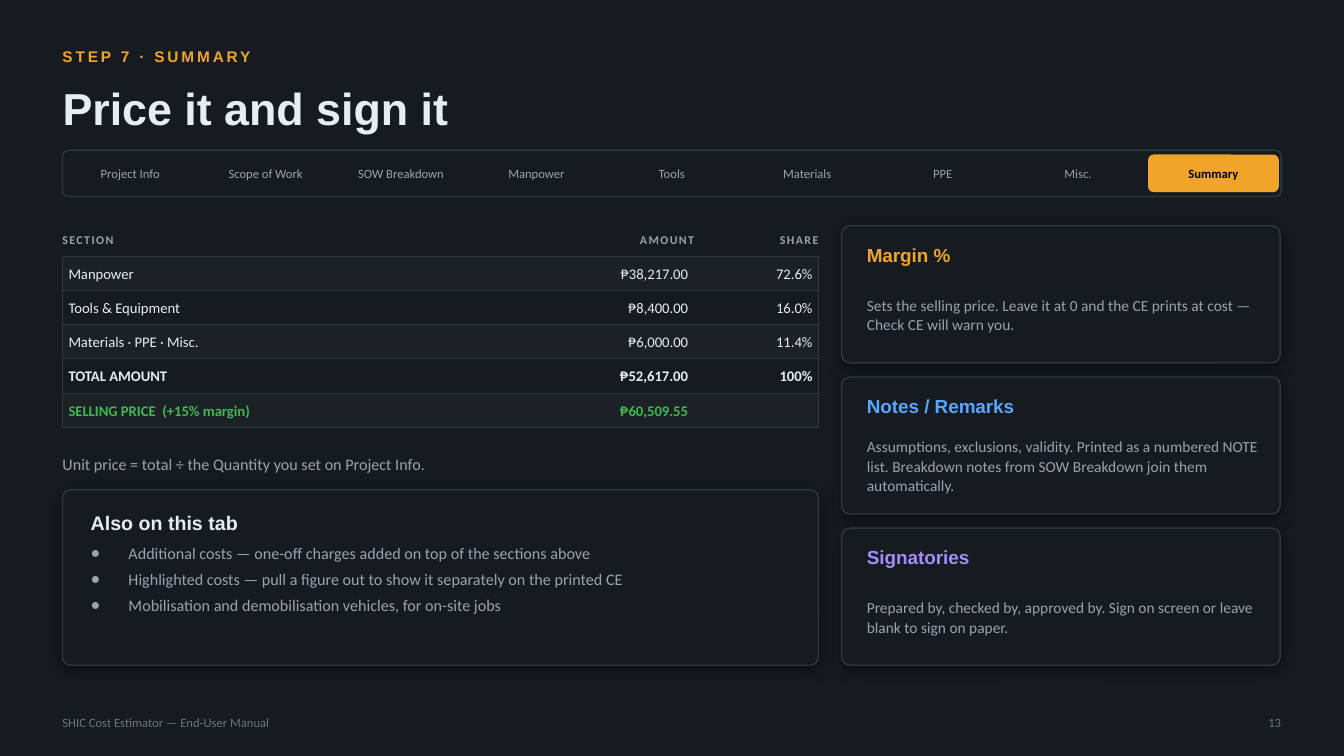
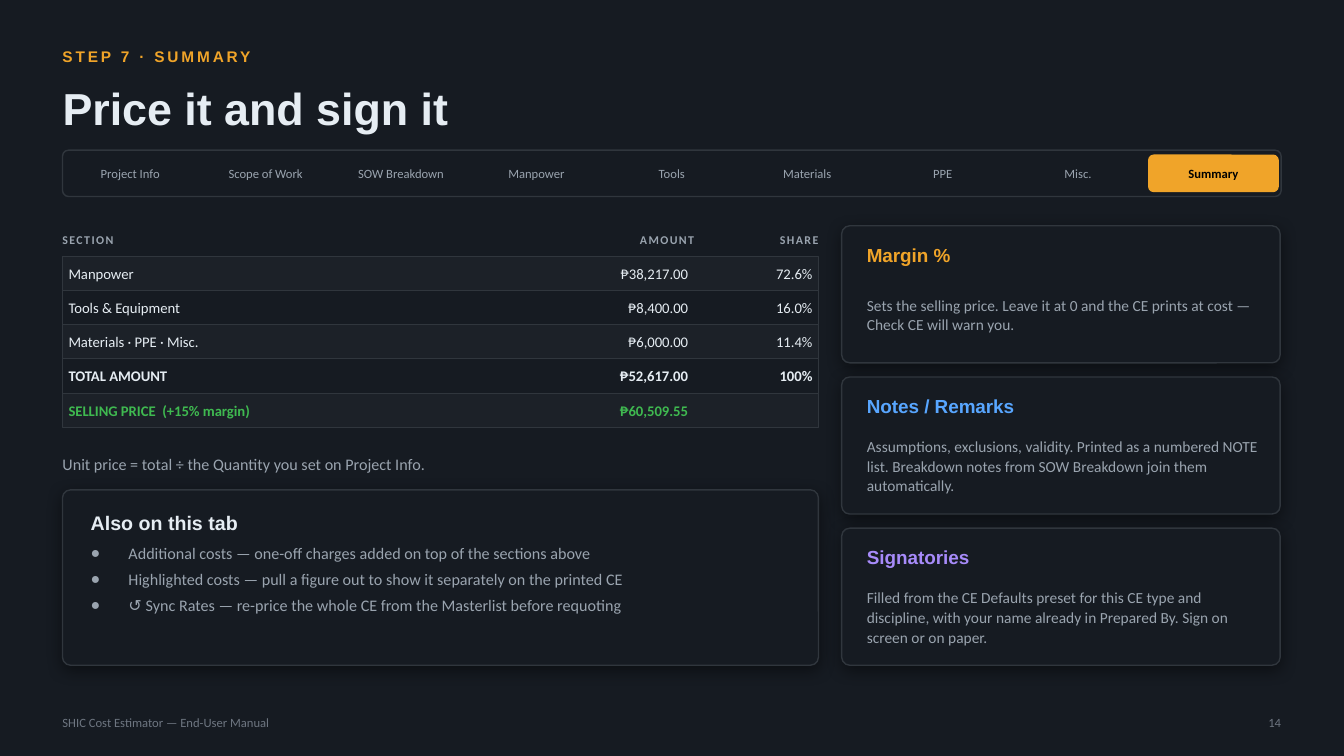
Before and after one commit to SYNERCORE/CostEstimation, a slide deck: slide 14 of docs/SHIC-Cost-Estimator-User-Manual.pptx (slide 13 before the commit). Drawn at 1344x756 pixels with LibreOffice and Linux fonts; fonts in the diff are those of the drawing. Boxes give left, top, right and bottom in pixels: in the first picture for what was removed or moved away, otherwise in the second. Text is boxed around its words. In the diff, an @@ line names an element or a change of style, - is before the commit and + after.

```diff
--- a/docs/SHIC-Cost-Estimator-User-Manual.pptx
+++ b/docs/SHIC-Cost-Estimator-User-Manual.pptx
@@ text at (x1=867, y1=592, x2=1228, y2=646): text changed @@
-Prepared by, checked by, approved by. Sign on screen or leave blank to sign on paper.
+Filled from the CE Defaults preset for this CE type and discipline, with your name already in Prepared By. Sign on screen or on paper.
@@ text at (x1=146, y1=600, x2=621, y2=614): text changed @@
-● Mobilisation and demobilisation vehicles, for on-site jobs
+● ↺ Sync Rates — re-price the whole CE from the Masterlist before requoting
@@ text at (x1=1268, y1=719, x2=1281, y2=727): text changed @@
-13
+14
```
Also in this commit, not shown: 10 other slides changed, 1 slide added.
